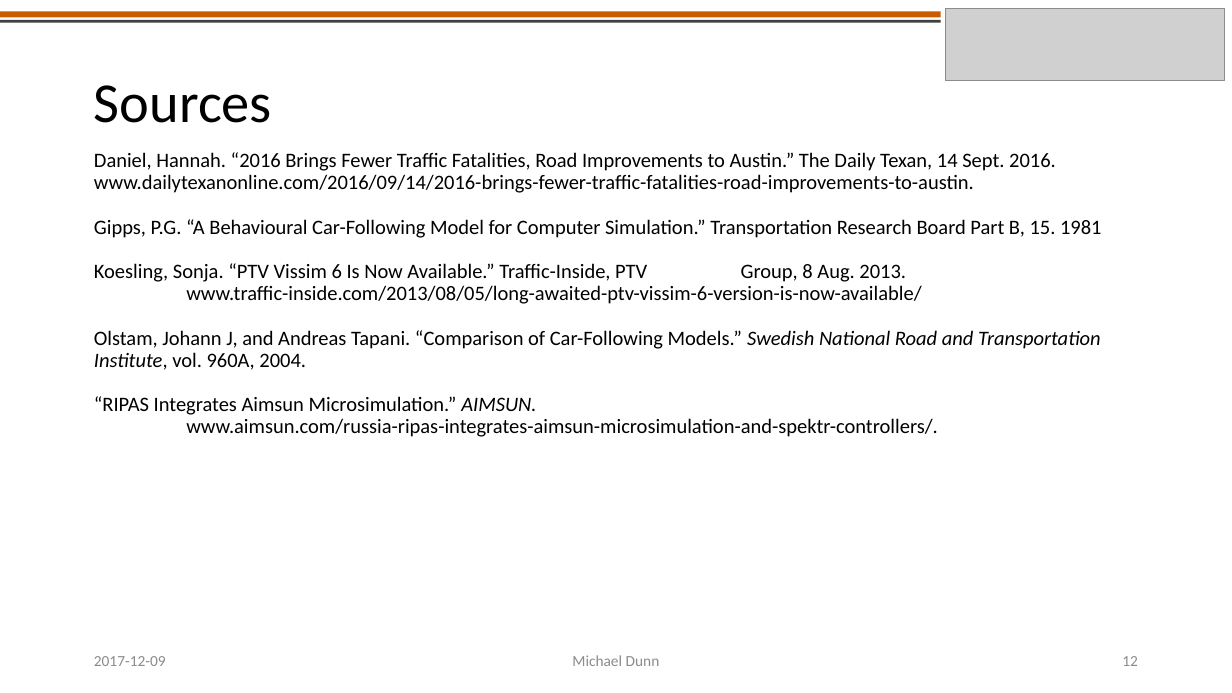
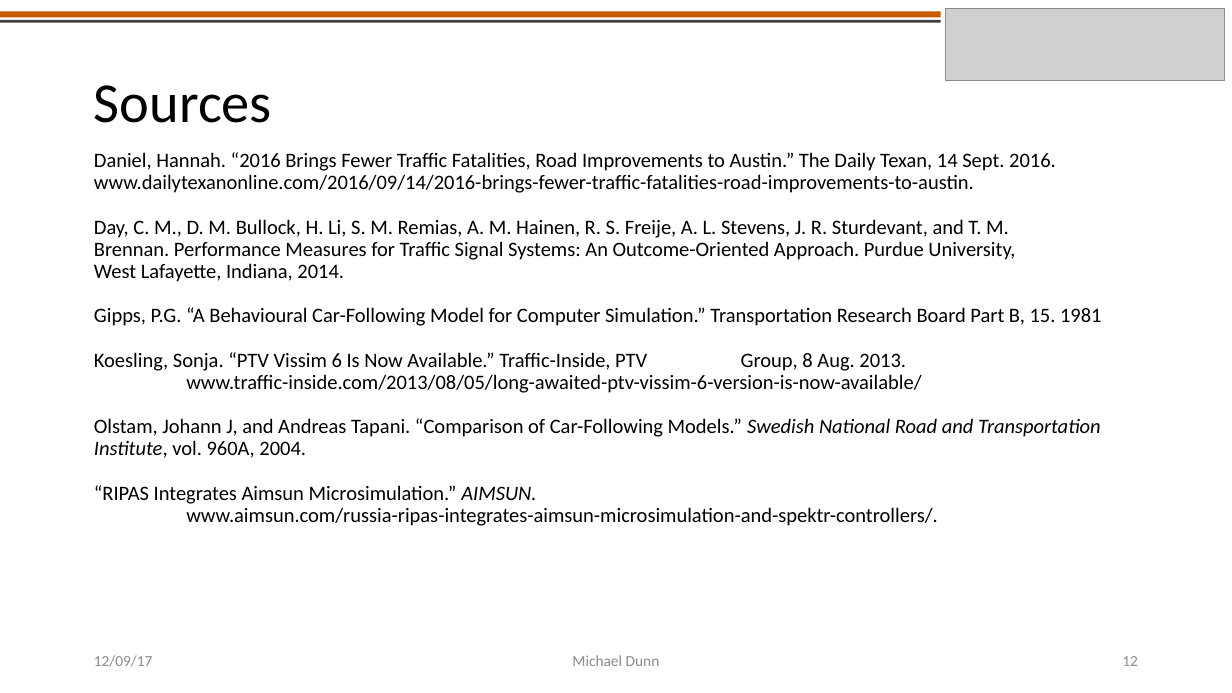
Before and after one commit to americalexander/mrFinishLine, a slide deck: slide 12 of CE391F_project_presentation_alexander_dunn.pptx. Drawn at 1232x693 pixels with LibreOffice and Linux fonts; fonts in the diff are those of the drawing; grey boxes stand for pictures. Boxes give left, top, right and bottom in pixels: in the first picture for what was removed or moved away, otherwise in the second. Text is boxed around its words. In the diff, an @@ line names an element or a change of style, - is before the commit and + after.

```diff
--- a/CE391F_project_presentation_alexander_dunn.pptx
+++ b/CE391F_project_presentation_alexander_dunn.pptx
@@ text at (x1=94, y1=219, x2=1015, y2=282): paragraph added @@
+Day, C. M., D. M. Bullock, H. Li, S. M. Remias, A. M. Hainen, R. S. Freije, A. L. Stevens, J. R. Sturdevant, and T. M. Brennan. Performance Measures for Traffic Signal Systems: An Outcome-Oriented Approach. Purdue University, West Lafayette, Indiana, 2014.
@@ text at (x1=94, y1=655, x2=153, y2=667): text changed @@
-2017-12-09
+12/09/17
```
Also in this commit, not shown: 9 other slides changed.
